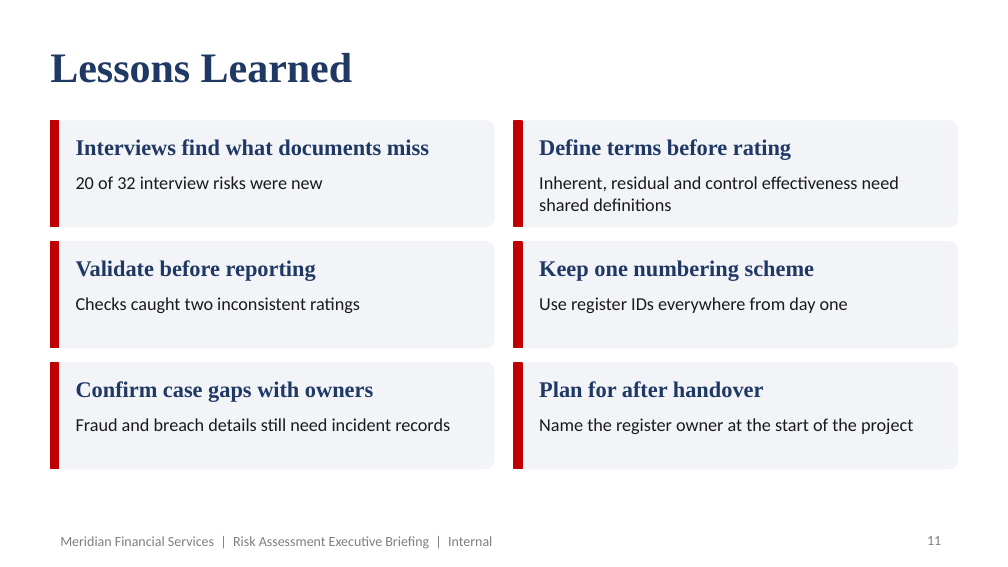
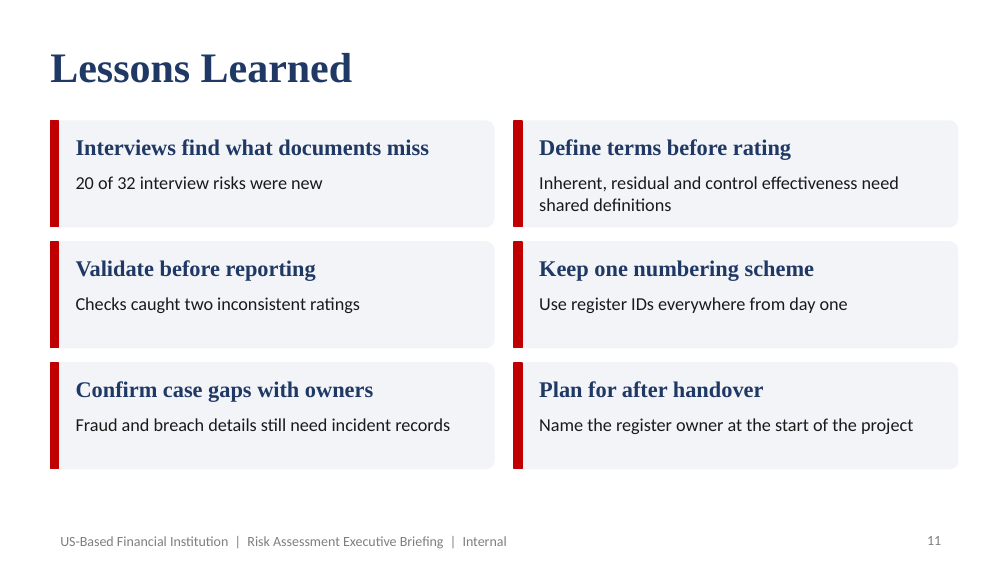
Before and after one commit to jolufowobi/financial-institution-risk-assessment, a slide deck: slide 11 of documents/09-Executive-Presentation.pptx. Drawn at 1008x567 pixels with LibreOffice and Linux fonts; fonts in the diff are those of the drawing. Boxes give left, top, right and bottom in pixels: in the first picture for what was removed or moved away, otherwise in the second. Text is boxed around its words. In the diff, an @@ line names an element or a change of style, - is before the commit and + after.

Commit message:
Add risk assessment framework project

```diff
--- a/documents/09-Executive-Presentation.pptx
+++ b/documents/09-Executive-Presentation.pptx
@@ text at [60, 536, 507, 549]: text changed @@
-Meridian Financial Services | Risk Assessment Executive Briefing | Internal
+US-Based Financial Institution | Risk Assessment Executive Briefing | Internal
```
Also in this commit, not shown: 11 other slides changed, 9 other files.
